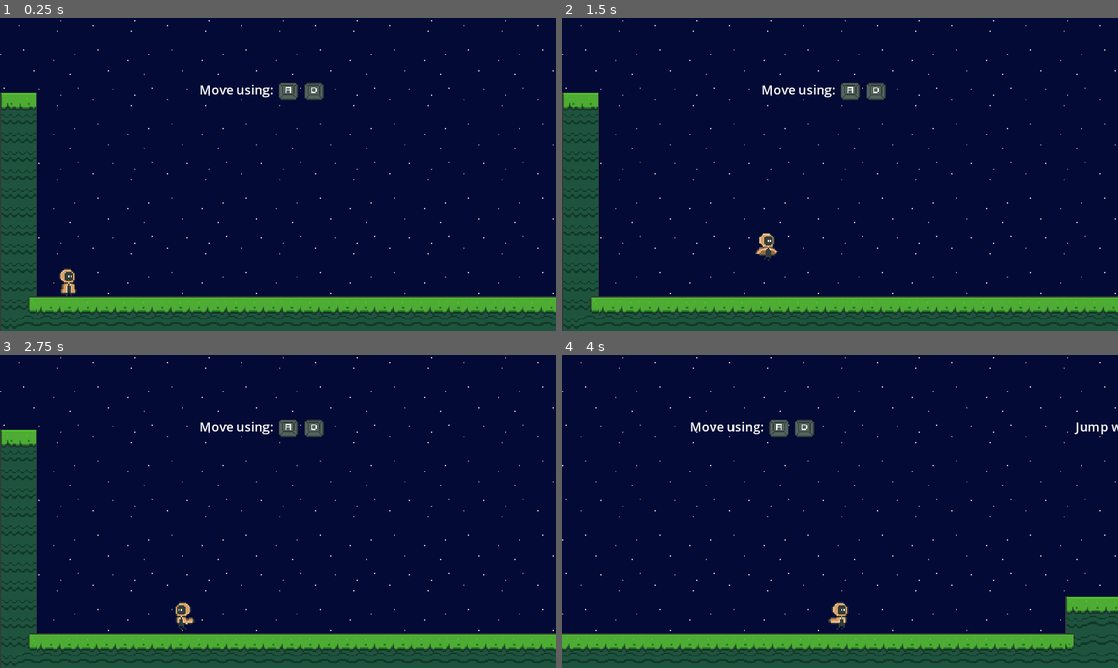
Above: before the commit, frames 1-4 (two rows, left to right).
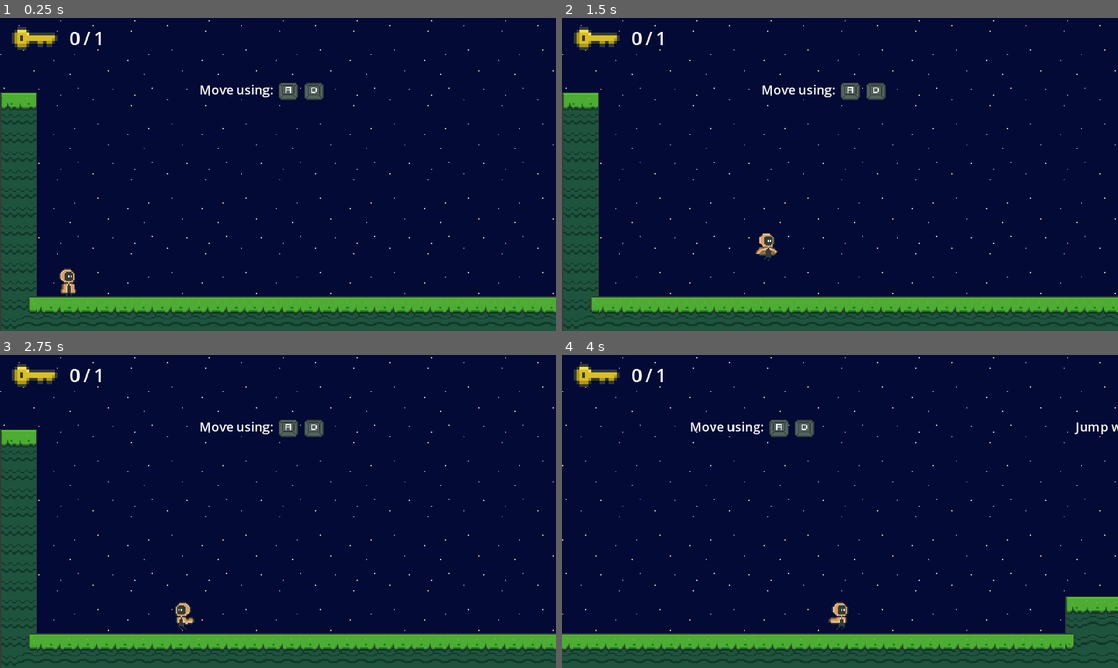
Above: after the commit, the same moments.

Repository: Andre700/Time_Flip
Game: Godot game, scene res://scenes/level.tscn
Two runs of this game, one before a commit and one after it. Both use one fixed random seed, a clock stepped at 60 frames per second and the inputs below.
Inputs:
- Up to frame 1 (0.25 s): no input
- Up to frame 2 (1.5 s): hold D (move_right) from 0.53 s (still down); tap F (action) at 0.6, 1.35 s; tap Space (jump) at 0.77 s
- Up to frame 3 (2.75 s): tap Space (jump) at 1.52 s; release D (move_right) at 2.03 s; hold A (move_left) from 2.03 s (still down); tap F (action) at 2.1 s
- Up to frame 4 (4 s): release A (move_left) at 2.78 s; hold D (move_right) from 2.78 s (still down); tap F (action) at 2.85, 3.6 s; tap Space (jump) at 3.02, 3.77 s

The runs differ from the first frame. In frame 1, 0.5% of the frame differs, in the area x 2-19%, y 2-11%; in frame 2, 0.5%; in frame 3, 0.5%; in frame 4, 0.5%.

Commit message:
Created UI that displays amount of keys, refactored key pickup logic

Diff:
--- a/scenes/gate.tscn
+++ b/scenes/gate.tscn
@@ -47,7 +47,7 @@
 "up_and_down": SubResource("Animation_ptewk")
 }
 
-[node name="Gate" type="Area2D"]
+[node name="Gate" type="Area2D" groups=["gate"]]
 position = Vector2(0, -32)
 collision_mask = 2
 script = ExtResource("1_b060k")
--- a/scenes/level.tscn
+++ b/scenes/level.tscn
@@ -19,6 +19,7 @@
 [ext_resource type="PackedScene" uid="uid://cuusnv1lfqu4k" path="res://scenes/gate.tscn" id="11_yn5ia"]
 [ext_resource type="PackedScene" uid="uid://cwe08q7rywwcr" path="res://scenes/wall.tscn" id="12_n75ju"]
 [ext_resource type="PackedScene" uid="uid://cfowtntnf8i61" path="res://scenes/key.tscn" id="12_o2hwr"]
+[ext_resource type="PackedScene" uid="uid://c6r76rrxuxjjc" path="res://scenes/ui_layer.tscn" id="20_qhsbq"]
 
 [node name="Level" type="Node2D"]
 script = ExtResource("1_kscwo")
@@ -113,3 +114,5 @@
 
 [node name="Player" parent="." instance=ExtResource("2_t1d67")]
 position = Vector2(68, 147)
+
+[node name="UILayer" parent="." instance=ExtResource("20_qhsbq")]
--- /dev/null
+++ b/scenes/ui_layer.tscn
@@ -0,0 +1,48 @@
+[gd_scene load_steps=4 format=3 uid="uid://c6r76rrxuxjjc"]
+
+[ext_resource type="Script" path="res://scripts/HUD.gd" id="1_7im3c"]
+[ext_resource type="Texture2D" uid="uid://b4yb6nfcw6pxg" path="res://assets/textures/other/key.png" id="2_y8yo4"]
+
+[sub_resource type="LabelSettings" id="LabelSettings_t1e7f"]
+
+[node name="UILayer" type="CanvasLayer"]
+
+[node name="HUD" type="Control" parent="." groups=["hud"]]
+layout_mode = 3
+anchors_preset = 0
+offset_left = 10.0
+offset_top = 6.0
+offset_right = 50.0
+offset_bottom = 46.0
+script = ExtResource("1_7im3c")
+
+[node name="KeyLabel" type="Label" parent="HUD"]
+layout_mode = 0
+offset_left = 50.0
+offset_right = 90.0
+offset_bottom = 23.0
+text = "0"
+label_settings = SubResource("LabelSettings_t1e7f")
+
+[node name="Key" type="TextureRect" parent="HUD"]
+layout_mode = 0
+offset_top = -11.0
+offset_right = 40.0
+offset_bottom = 29.0
+texture = ExtResource("2_y8yo4")
+
+[node name="slash" type="Label" parent="HUD"]
+layout_mode = 0
+offset_left = 62.0
+offset_right = 102.0
+offset_bottom = 23.0
+text = "/
+"
+
+[node name="KeyTotal" type="Label" parent="HUD"]
+layout_mode = 0
+offset_left = 71.0
+offset_right = 111.0
+offset_bottom = 23.0
+text = "0
+"
--- /dev/null
+++ b/scripts/HUD.gd
@@ -0,0 +1,10 @@
+extends Control
+
+@onready var key_total = $KeyTotal
+@onready var key_label = $KeyLabel
+
+func set_key_total(value):
+	key_total.text = str(value)
+
+func set_key_amount(value):
+	key_label.text = str(value)
--- a/scripts/gate.gd
+++ b/scripts/gate.gd
@@ -4,10 +4,10 @@
 @onready var help_text = $HelpText
 @onready var animation_player = $HelpText/AnimationPlayer
 
-var required_keys
+var required_keys = 0
 
-func _ready():
-	required_keys = get_tree().get_nodes_in_group('key').size()
+func set_required_keys(value):
+	required_keys = value
 
 func _process(_delta):
 	if overlaps_body(player) and Input.is_action_just_pressed("action"):
--- a/scripts/key.gd
+++ b/scripts/key.gd
@@ -1,6 +1,8 @@
 extends Area2D
+
+signal picked_up
 
 func _on_body_entered(body):
 	if body is Player:
-		body.key_amount += 1
+		picked_up.emit()
 		queue_free()
--- a/scripts/level.gd
+++ b/scripts/level.gd
@@ -9,11 +9,25 @@
 @onready var world_b = $World_B
 @onready var tile_map = $TileMap
 @onready var bg = $BG
+@onready var hud = $UILayer/HUD
 
 var player
 var flip_points
+var gate
+var keys
 
 func _ready():
+	keys = get_tree().get_nodes_in_group('key')
+	for key in keys:
+		key.picked_up.connect(_on_key_picked_up)
+
+	if keys:
+		hud.set_key_total(keys.size())
+
+	gate = get_tree().get_first_node_in_group('gate')
+	if gate:
+		gate.set_required_keys(keys.size())
+
 	flip_points = get_tree().get_nodes_in_group("flip_point")
 	for point in flip_points:
 		point.flip_world.connect(_on_flip_world)
@@ -53,3 +67,7 @@
 func _on_deathzone_body_entered(_body):
 	player.global_position = start.get_spawn_pos()
 	player.velocity = Vector2.ZERO
+
+func _on_key_picked_up():
+	player.key_amount += 1
+	hud.set_key_amount(player.key_amount)
Not shown: 1 places in scenes/level.tscn that only renumber resources
